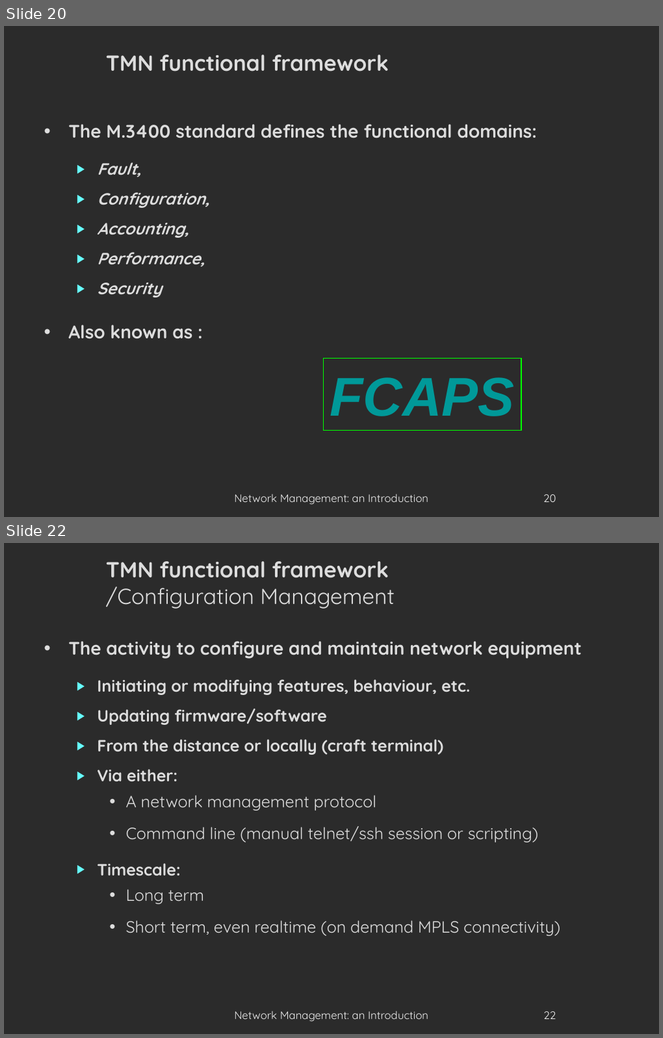
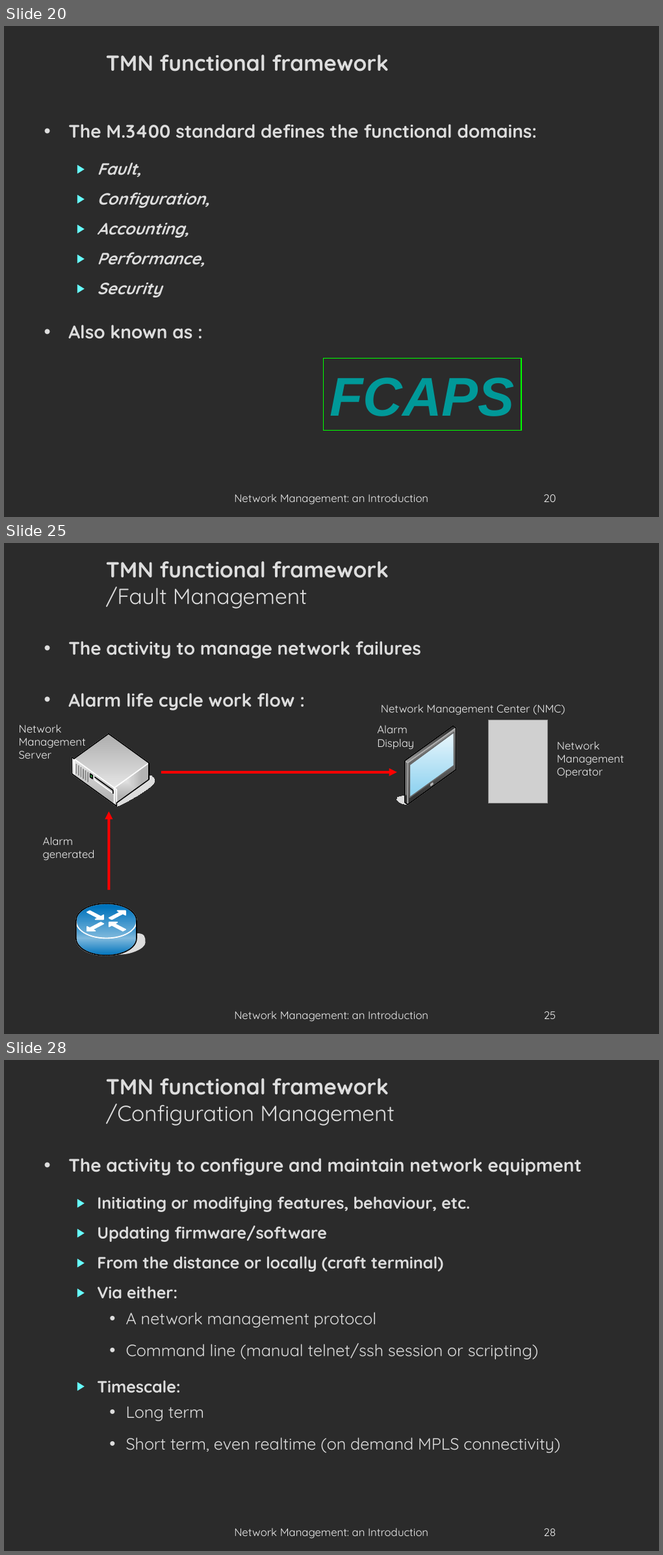
Before and after one commit to danielausparis/globals-3.00, a slide deck: globals-v3.00-test.odp. Shown one above the other, each under a label of ours: slides 20 and 22 before the commit, slides 20, 25 and 28 after it; the slides between them are not shown. The pictures are 663x1038 and 663x1555 pixels, drawn with LibreOffice and Linux fonts; fonts in the diff are those of the drawing; grey boxes stand for pictures; background and template pictures are left out; a plain dark background stands for a picture behind light text. Boxes give left, top, right and bottom in pixels: in the first picture for what was removed or moved away, otherwise in the second. Text is boxed around its words. In the diff, an @@ line names an element or a change of style, - is before the commit and + after.

```diff
--- a/globals-v3.00-test.odp
+++ b/globals-v3.00-test.odp
@@ slide 25 added at bbox=[4, 543, 659, 1034], background picture (left out) @@
@@ title added at bbox=[106, 561, 389, 609], 24 pt, text #DDDDDD, bold @@
+TMN functional framework
+/Fault Management
@@ text added at bbox=[68, 641, 421, 711], 20 pt, text #DDDDDD, bold @@
+• The activity to manage network failures
+• Alarm life cycle work flow :
@@ text added at bbox=[381, 704, 566, 715], 12 pt, text #EEEEEE @@
+Network Management Center (NMC)
@@ text added at bbox=[19, 724, 86, 759], 12 pt, text #EEEEEE @@
+Network
+Management
+Server
@@ group added at bbox=[72, 733, 155, 806]: 10 lines, 8 freeform shapes @@
@@ text added at bbox=[377, 726, 414, 750], 12 pt, text #EEEEEE @@
+Alarm
+Display
@@ picture added at bbox=[489, 720, 548, 804] @@
@@ text added at bbox=[557, 741, 624, 778], 12 pt, text #EEEEEE @@
+Network
+Management
+Operator
@@ arrow added from (161, 772) to (397, 772), #FF0000 2.89 pt @@
@@ group added at bbox=[397, 726, 456, 805]: 7 freeform shapes @@
@@ arrow added from (109, 890) to (109, 811), #FF0000 2.89 pt @@
@@ text added at bbox=[43, 837, 95, 861], 12 pt, text #EEEEEE @@
+Alarm
+generated
@@ group added at bbox=[76, 904, 145, 956]: 8 freeform shapes @@
@@ text added at bbox=[234, 1011, 428, 1022], 12 pt, text #EEEEEE @@
+Network Management: an Introduction
@@ page number added at bbox=[544, 1012, 556, 1019], 12 pt, text #EEEEEE @@
+25
@@ what was slide 22 is now slide 28 @@
@@ page number at bbox=[544, 1529, 556, 1536]: text changed @@
-22
+28
```
Also in this commit, not shown: 1 slide changed, 5 other slides added.
